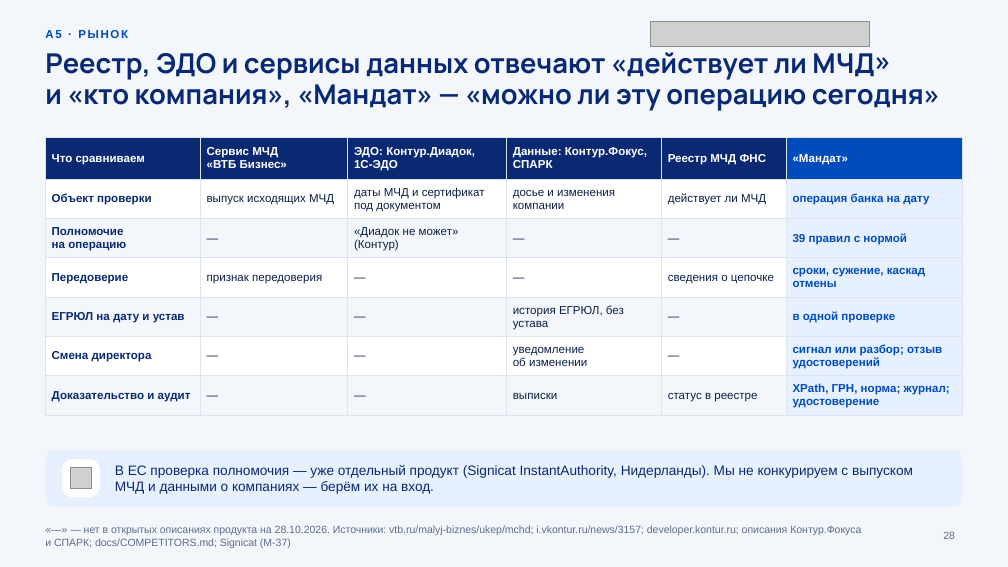
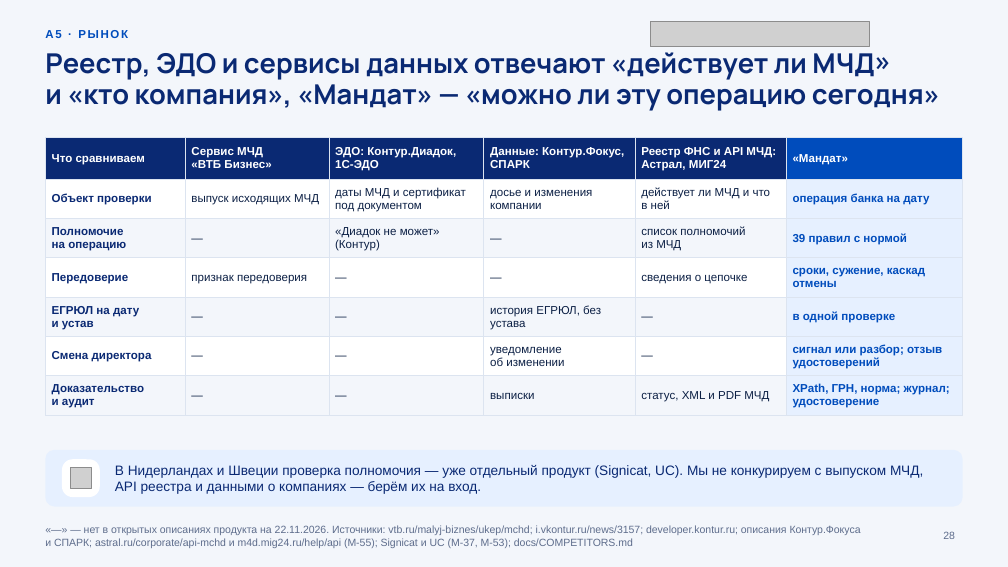
Before and after one commit to KonkovDV/Mandat, a slide deck: slide 28 of submission/slides/Mandat_VTB.pptx. Drawn at 1008x567 pixels with LibreOffice and Linux fonts; fonts in the diff are those of the drawing; grey boxes stand for pictures; background and template pictures are left out. Boxes give left, top, right and bottom in pixels: in the first picture for what was removed or moved away, otherwise in the second. Text is boxed around its words. In the diff, an @@ line names an element or a change of style, - is before the commit and + after.

```diff
--- a/submission/slides/Mandat_VTB.pptx
+++ b/submission/slides/Mandat_VTB.pptx
@@ table at [45,138,963,412] @@
-row 1, column 5: Реестр МЧД ФНС
+row 1, column 5: Реестр ФНС и API МЧД: Астрал, МИГ24
-row 2, column 5: действует ли МЧД
+row 2, column 5: действует ли МЧД и что в ней
-row 3, column 5: —
+row 3, column 5: список полномочий из МЧД
-row 7, column 5: статус в реестре
+row 7, column 5: статус, XML и PDF МЧД
@@ text at [115,465,923,494]: text changed @@
-В ЕС проверка полномочия — уже отдельный продукт (Signicat InstantAuthority, Нидерланды). Мы не конкурируем с выпуском МЧД и данными о компаниях — берём их на вход.
+В Нидерландах и Швеции проверка полномочия — уже отдельный продукт (Signicat, UC). Мы не конкурируем с выпуском МЧД, API реестра и данными о компаниях — берём их на вход.
@@ text at [45,525,861,548]: text changed @@
-«—» — нет в открытых описаниях продукта на 28.10.2026. Источники: vtb.ru/malyj-biznes/ukep/mchd; i.vkontur.ru/news/3157; developer.kontur.ru; описания Контур.Фокуса и СПАРК; docs/COMPETITORS.md; Signicat (M‑37)
+«—» — нет в открытых описаниях продукта на 22.11.2026. Источники: vtb.ru/malyj-biznes/ukep/mchd; i.vkontur.ru/news/3157; developer.kontur.ru; описания Контур.Фокуса и СПАРК; astral.ru/corporate/api-mchd и m4d.mig24.ru/help/api (M‑55); Signicat и UC (M‑37, M‑53); docs/COMPETITORS.md
```
Also in this commit, not shown: 10 other slides changed, 31 other files.
